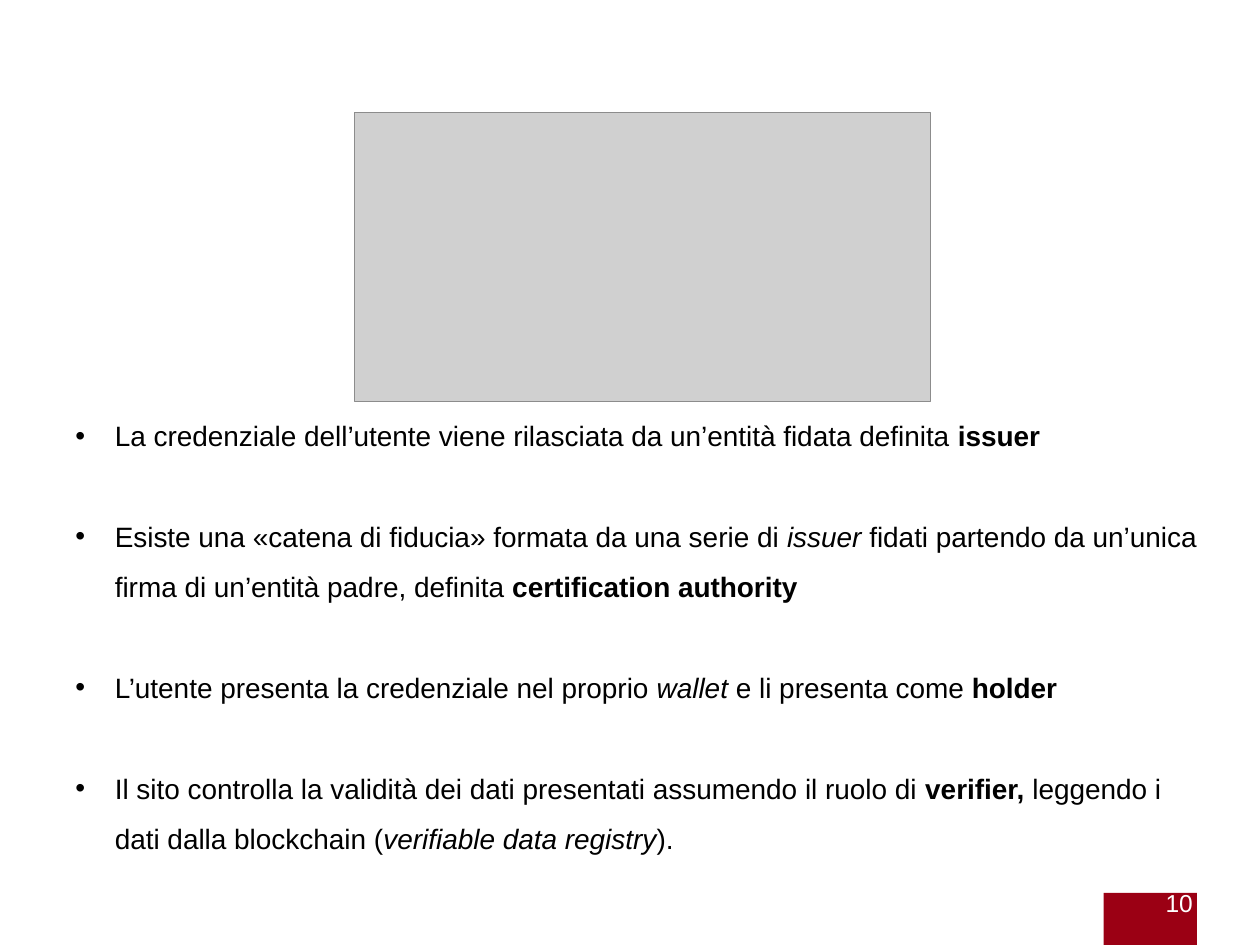
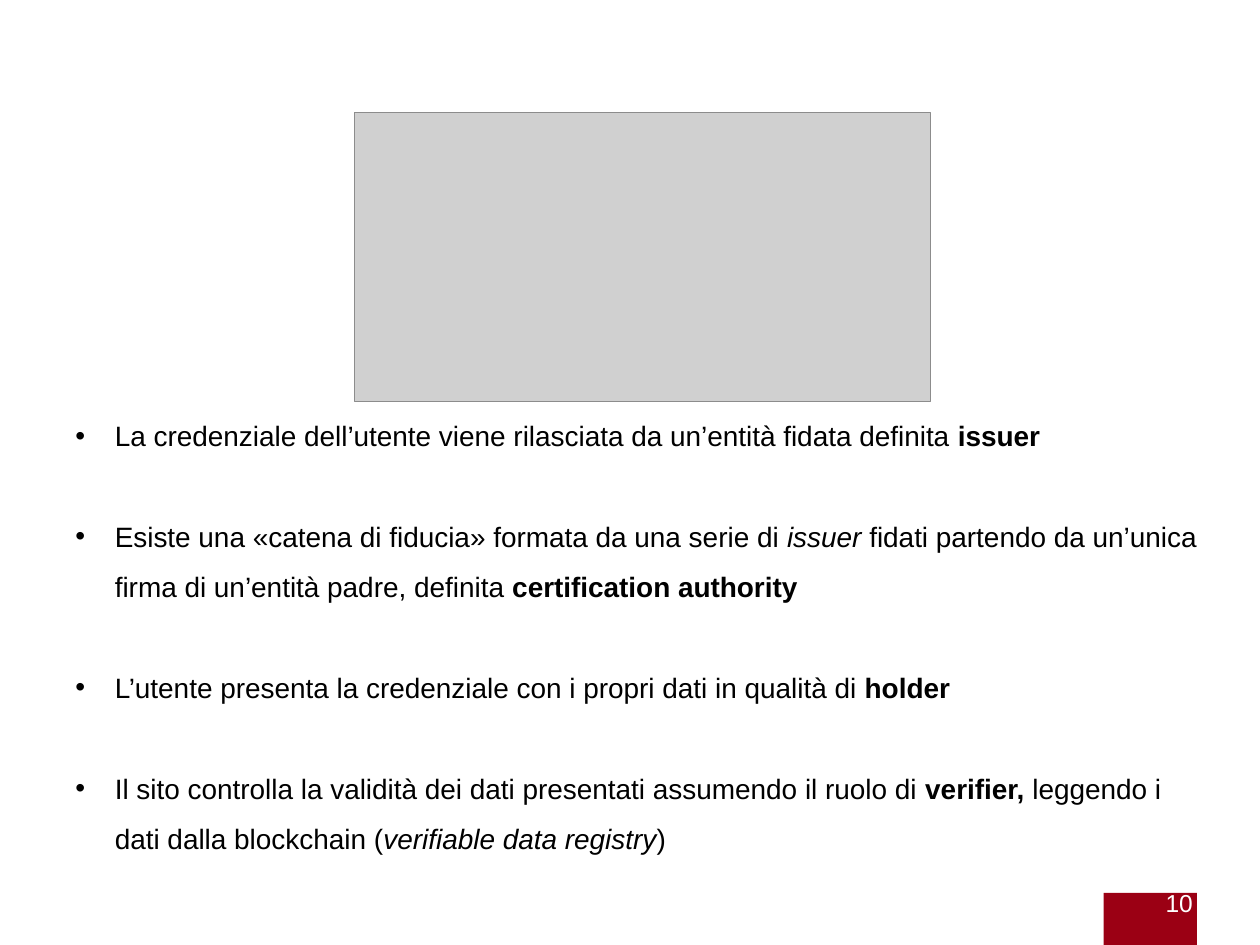
Before and after one commit to gabrielrovesti/Stage-e-Tesi-Triennale-UniPD, a slide deck: slide 10 of Presentazione/Presentazione Gabriel Rovesti.pptx. Drawn at 1260x945 pixels with LibreOffice and Linux fonts; fonts in the diff are those of the drawing; grey boxes stand for pictures; background and template pictures are left out. Boxes give left, top, right and bottom in pixels: in the first picture for what was removed or moved away, otherwise in the second. Text is boxed around its words. In the diff, an @@ line names an element or a change of style, - is before the commit and + after.

```diff
--- a/Presentazione/Presentazione Gabriel Rovesti.pptx
+++ b/Presentazione/Presentazione Gabriel Rovesti.pptx
@@ text at (115,677,1161,854): text changed @@
-• L’utente presenta la credenziale nel proprio wallet e li presenta come holder
-• Il sito controlla la validità dei dati presentati assumendo il ruolo di verifier, leggendo i dati dalla blockchain (verifiable data registry).
+• L’utente presenta la credenziale con i propri dati in qualità di holder
+• Il sito controlla la validità dei dati presentati assumendo il ruolo di verifier, leggendo i dati dalla blockchain (verifiable data registry)
```
Also in this commit, not shown: 13 other slides changed, 6 other files.
